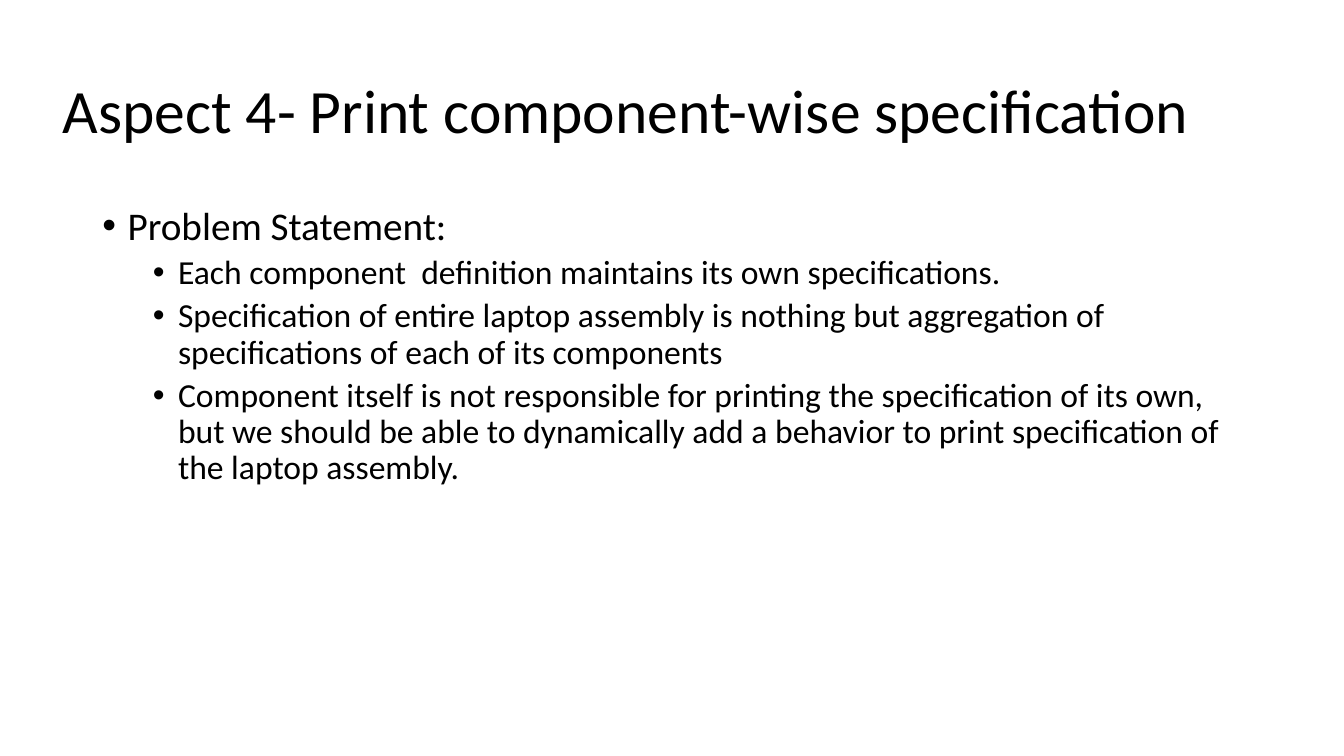
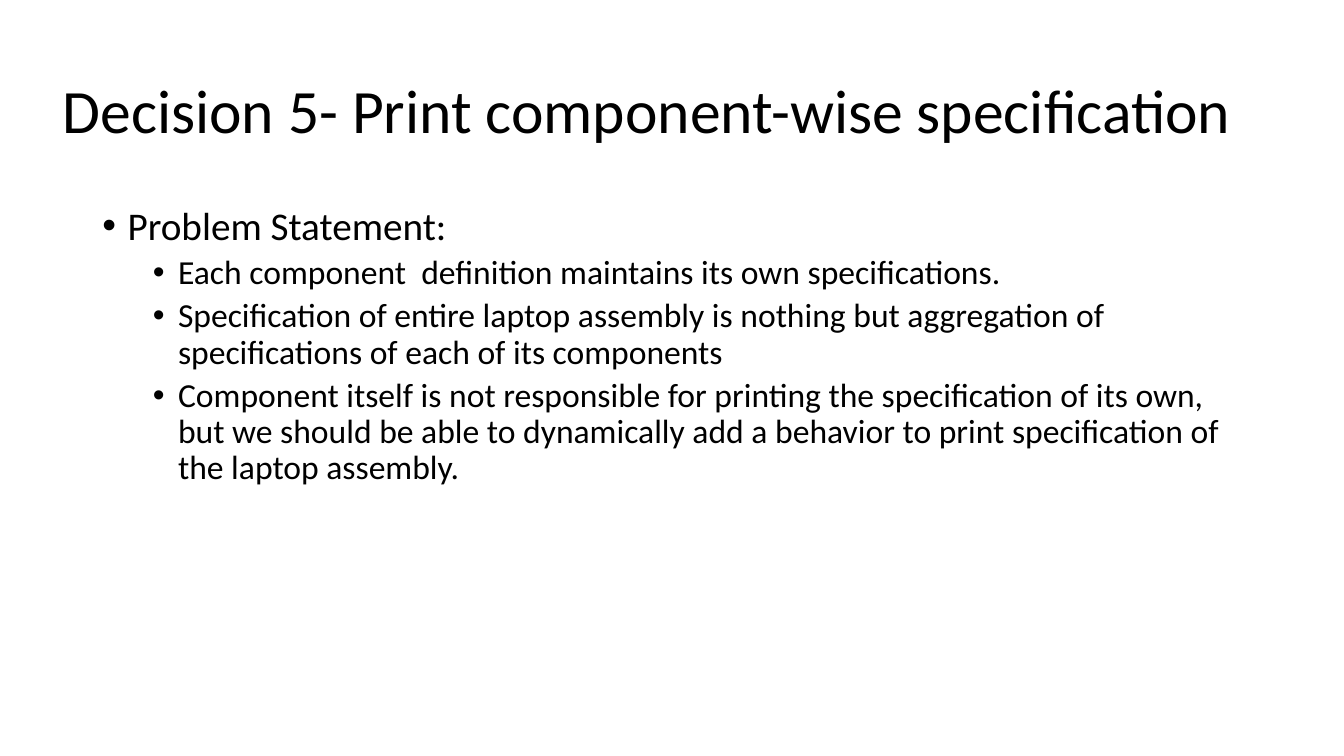
Before and after one commit to kulkarnm/LaptopCustomizationV2, a slide deck: slide 74 of Design Patterns2.pptx (slide 72 before the commit). Drawn at 1344x756 pixels with LibreOffice and Linux fonts; fonts in the diff are those of the drawing. Boxes give left, top, right and bottom in pixels: in the first picture for what was removed or moved away, otherwise in the second. Text is boxed around its words. In the diff, an @@ line names an element or a change of style, - is before the commit and + after.

```diff
--- a/Design Patterns2.pptx
+++ b/Design Patterns2.pptx
@@ title at [63, 90, 1230, 143]: text changed @@
-Aspect 4- Print component-wise specification
+Decision 5- Print component-wise specification
```
Also in this commit, not shown: 9 other slides changed, 2 slides added.
